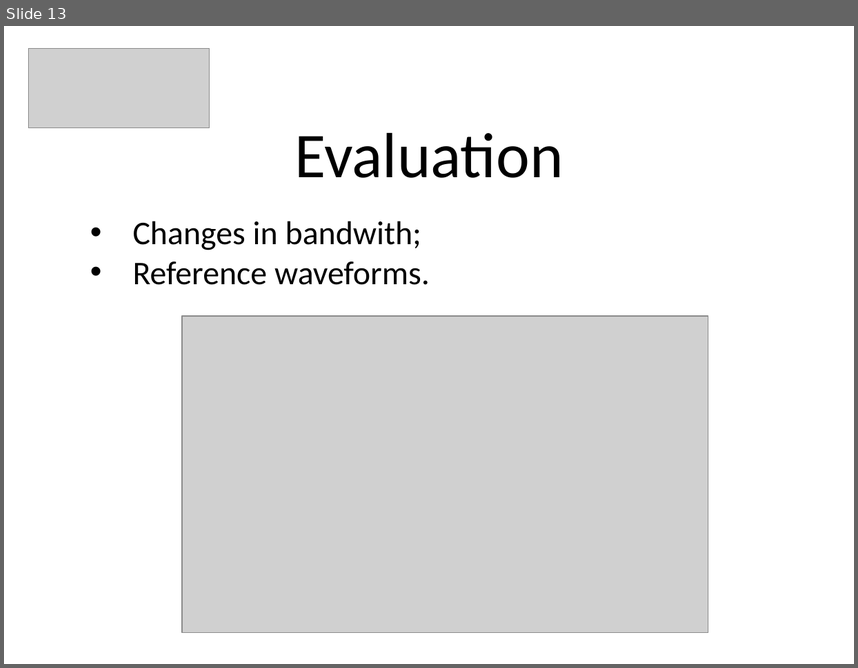
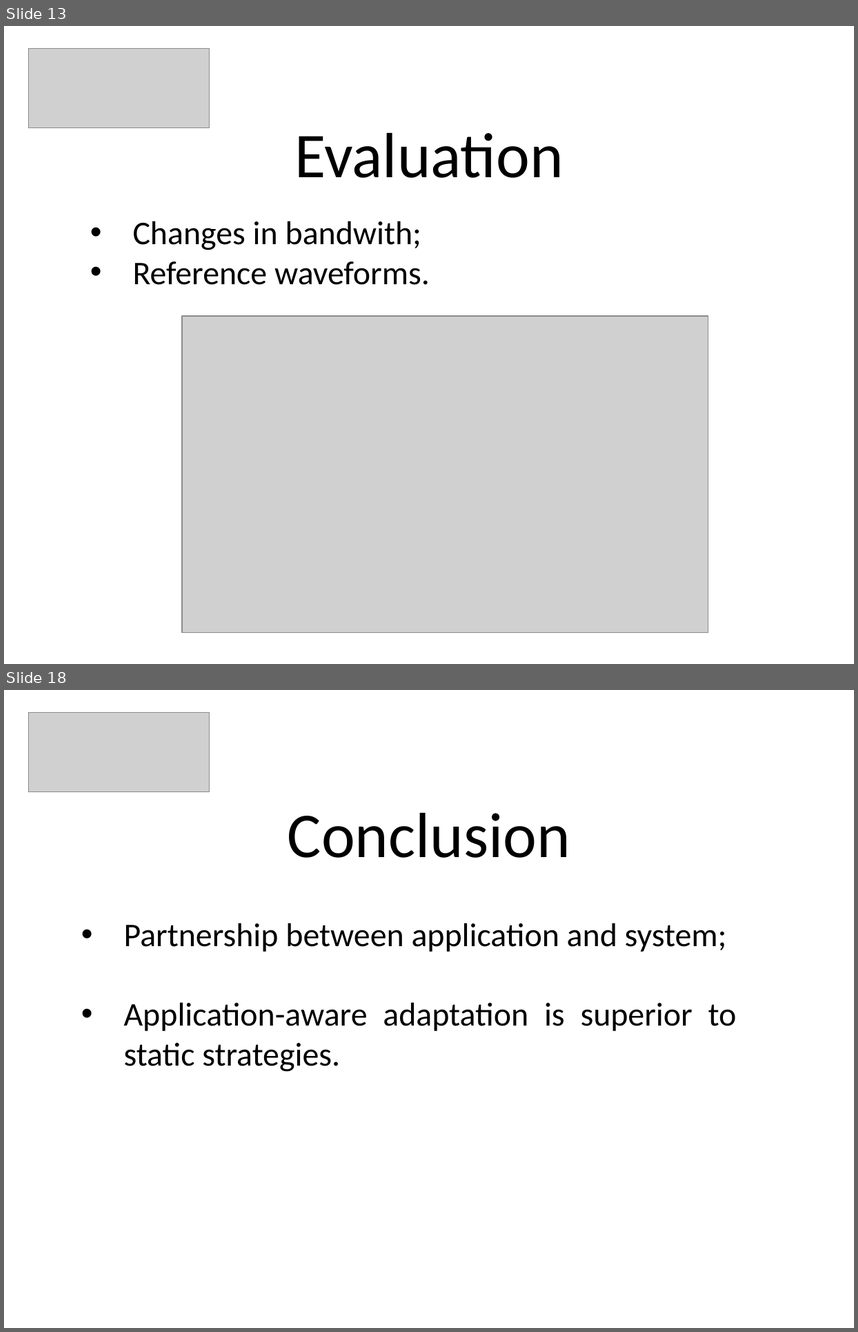
Before and after one commit to PeBraz/AirDesk, a slide deck: paper-presentation/cmov-presentation.pptx. Shown one above the other, each under a label of ours: slide 13 before the commit, slides 13 and 18 after it; the slides between them are not shown. The pictures are 858x668 and 858x1332 pixels, drawn with LibreOffice and Linux fonts; fonts in the diff are those of the drawing; grey boxes stand for pictures. Boxes give left, top, right and bottom in pixels: in the first picture for what was removed or moved away, otherwise in the second. Text is boxed around its words. In the diff, an @@ line names an element or a change of style, - is before the commit and + after.

Commit message:
final slides added

```diff
--- a/paper-presentation/cmov-presentation.pptx
+++ b/paper-presentation/cmov-presentation.pptx
@@ slide 18 added at (4,690,854,1328), background #FFFFFF @@
@@ picture added at (29,712,210,792) @@
@@ title added at (288,813,570,858), 54 pt, text #000000 @@
+Conclusion
@@ text added at (124,923,737,1072), 28 pt, text #000000 @@
+• Partnership between application and system;
+• Application-aware adaptation is superior to static strategies.
```
Also in this commit, not shown: 5 other slides added.
